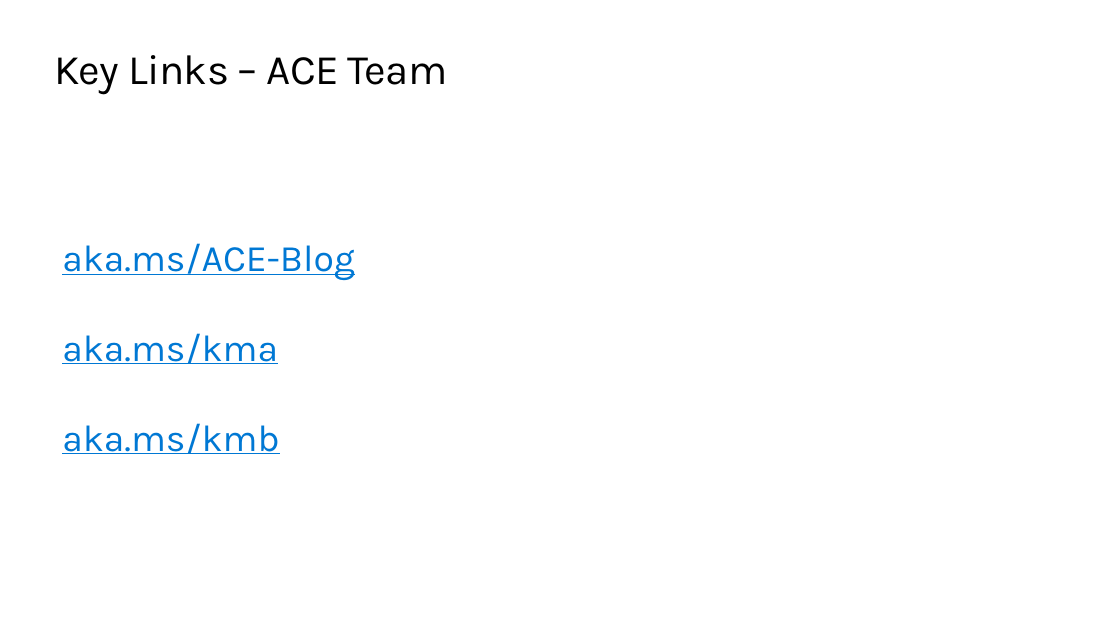
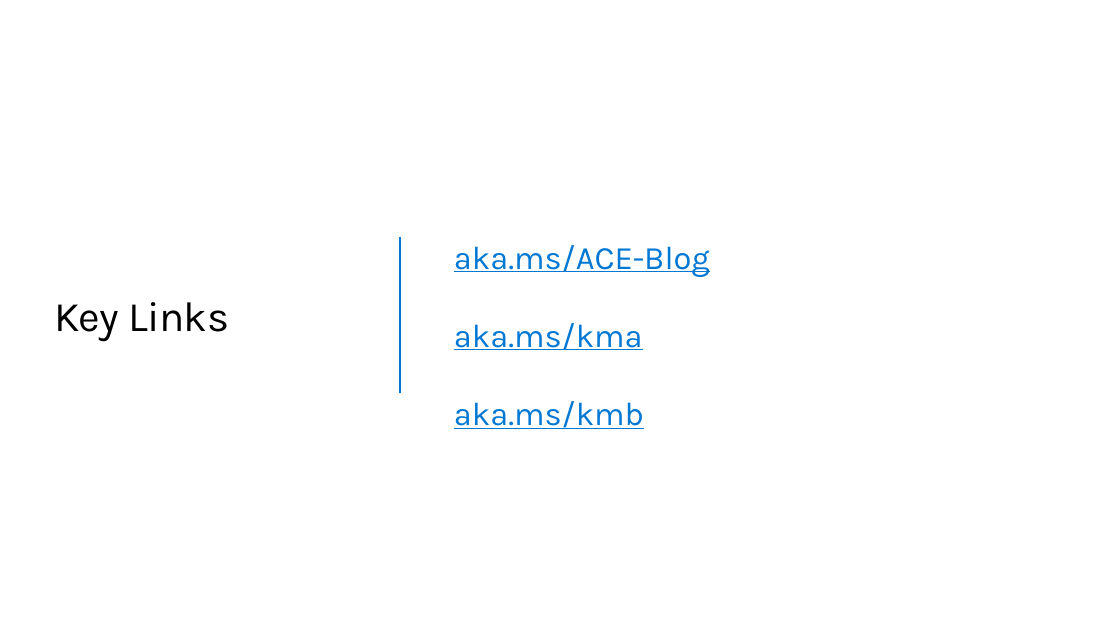
Before and after one commit to QuirkyDataScientist1978/Build-a-knowledge-mining-solution-using-Azure-AI, a slide deck: slide 13 of resources/slides/Opening.pptx (slide 12 before the commit). Drawn at 1120x630 pixels with LibreOffice and Linux fonts; fonts in the diff are those of the drawing; background and template pictures are left out. Boxes give left, top, right and bottom in pixels: in the first picture for what was removed or moved away, otherwise in the second. Text is boxed around its words. In the diff, an @@ line names an element or a change of style, - is before the commit and + after.

```diff
--- a/resources/slides/Opening.pptx
+++ b/resources/slides/Opening.pptx
@@ title "Key Links" at (54,302,229,342): vertical alignment top to middle @@
@@ text "aka.ms/ACE-Blog": place and size @@
-text "aka.ms/ACE-Blog" at (62,243,355,454)
+text "aka.ms/ACE-Blog" at (454,245,710,429)
@@ text "aka.ms/ACE-Blog" at (454,245,710,429): size 32 to 28 pt; vertical alignment top to middle @@
@@ line added from (400, 237) to (400, 393), #0078D4 2.25 pt @@
@@ title at (54,302,229,342): text changed @@
-Key Links – ACE Team
+Key Links
```
Also in this commit, not shown: 14 other slides changed, 3 slides added, 1 slide removed.
